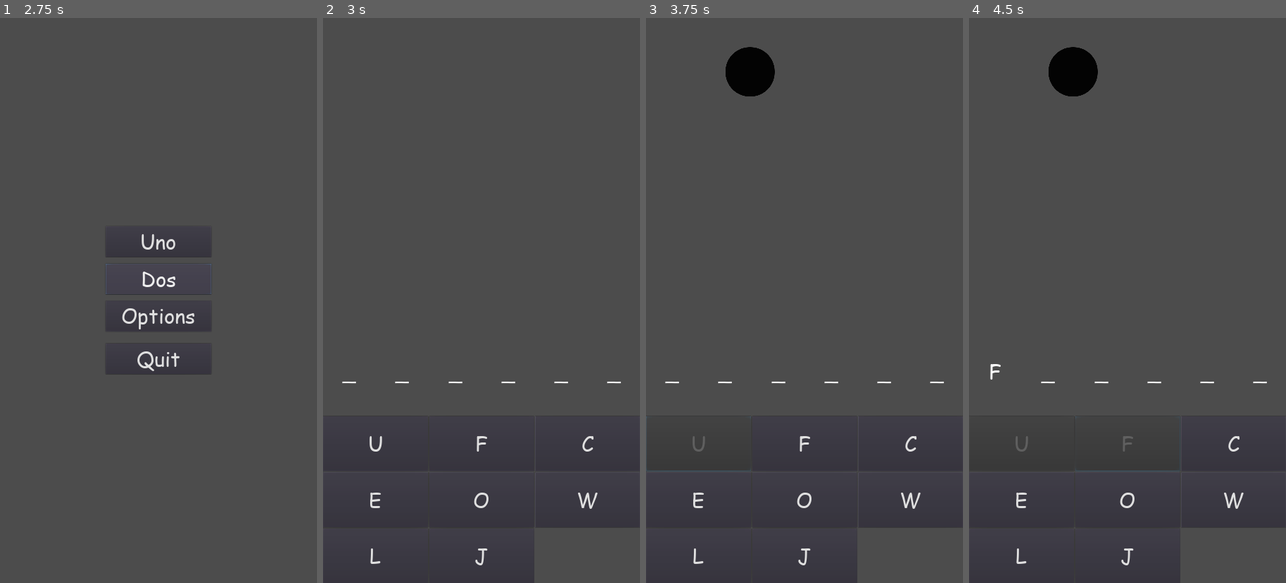
Above: before the commit, frames 1-4 (left to right).
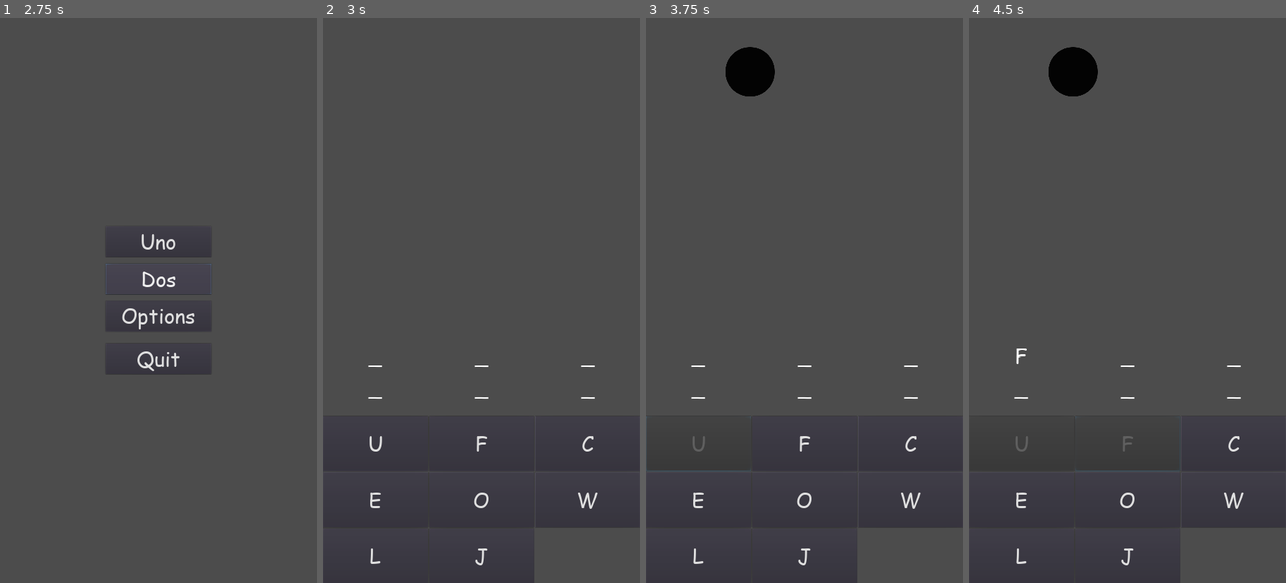
Above: after the commit, the same moments.

Repository: SpareParts-NSU/Hangman
Game: Godot game, scene res://menu.tscn
Same seed, same stepped clock (60 frames per second), same inputs: the game is played once before the commit and once after it.
Inputs:
- Up to frame 1 (2.75 s): click "Dos" at 0.5 s; click "Dos" at 1.25 s; click "Dos" at 2 s
- Up to frame 2 (3 s): click "Uno" at 2.75 s
- Up to frame 3 (3.75 s): click "U" at 3.5 s
- Up to frame 4 (4.5 s): click "F" at 4.25 s

Frame 1 is identical in both runs. In frame 2, 0.1% of the frame differs, in the area x 6-94%, y 61-68%; in frame 3, 0.1%; in frame 4, 0.2%, in the area x 6-94%, y 58-68%.

Commit message:
Word attribute added to Game_Data, Http request fixed

Diff:
--- a/Hangman_Game/Game/menu.tscn
+++ b/Hangman_Game/Game/menu.tscn
@@ -46,6 +46,8 @@
 size_flags_vertical = 6
 text = "Quit"
 
+[node name="http_request" type="HTTPRequest" parent="."]
+
 [connection signal="pressed" from="v_box_container/singleplayer" to="." method="_on_singleplayer_pressed"]
 [connection signal="pressed" from="v_box_container/options" to="." method="_on_options_pressed"]
 [connection signal="pressed" from="v_box_container/quit" to="." method="_on_quit_pressed"]
--- a/Hangman_Game/Game/single_player.gd
+++ b/Hangman_Game/Game/single_player.gd
@@ -16,7 +16,7 @@
 	get_word()
 
 	var grid = get_node("letter_container")
-	grid.columns = word.length()
+	grid.columns = 3
 	create_letter_spaces(grid, word)
 
 
Not shown, added: Hangman_Server/Hangman_Server/Data_Server/migrations/0017_game_data_word.py
Not shown, changed: Hangman_Server/Hangman_Server/Data_Server/models.py
Not shown, changed: Hangman_Server/Hangman_Server/Data_Server/serializers.py
Not shown, changed: Hangman_Server/Hangman_Server/Data_Server/views.py
Not shown, changed: Hangman_Server/Hangman_Server/db.sqlite3
